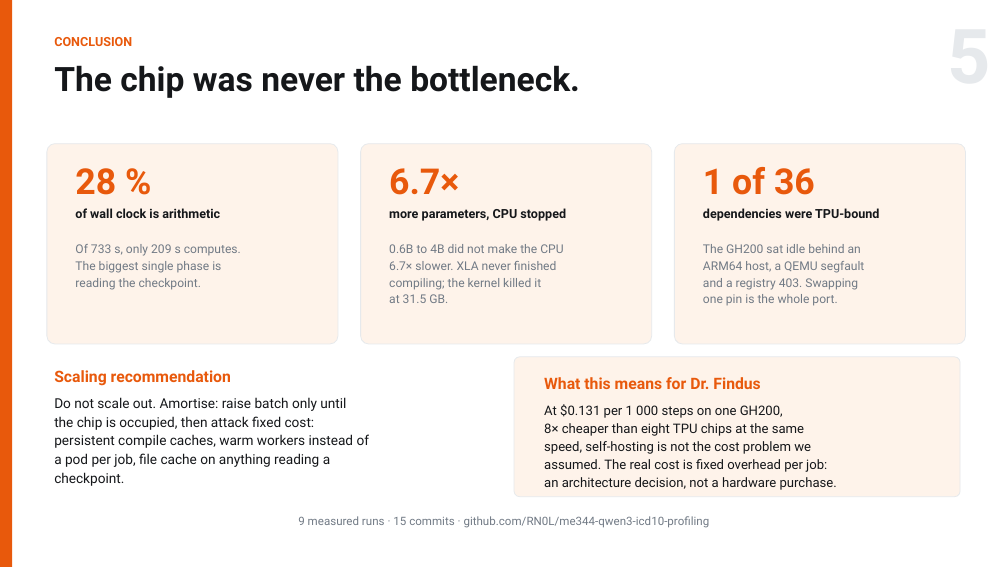
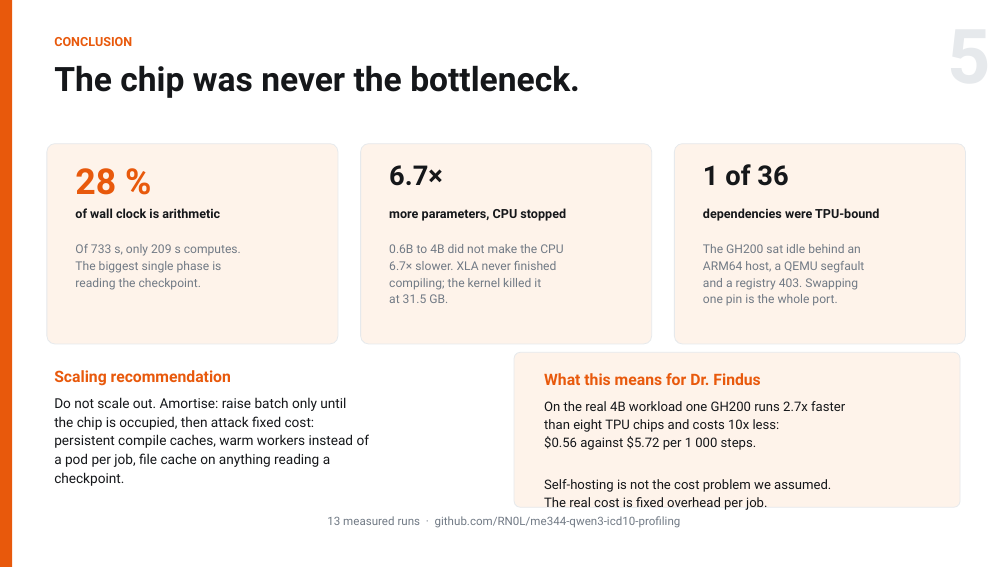
Before and after one commit to RN0L/qwen3-icd10-scaling, a slide deck: slide 5 of slides/ME344_Final_Arnold_Hambuch.pptx. Drawn at 1008x567 pixels with LibreOffice and Linux fonts; fonts in the diff are those of the drawing. Boxes give left, top, right and bottom in pixels: in the first picture for what was removed or moved away, otherwise in the second. Text is boxed around its words. In the diff, an @@ line names an element or a change of style, - is before the commit and + after.

```diff
--- a/slides/ME344_Final_Arnold_Hambuch.pptx
+++ b/slides/ME344_Final_Arnold_Hambuch.pptx
@@ text "6.7×" at [389, 165, 443, 186]: size 34 to 26 pt, text colour #E8590C to #15171A @@
@@ text "1 of 36" at [703, 164, 788, 186]: size 34 to 26 pt, text colour #E8590C to #15171A @@
@@ rounded rectangle: place and size @@
-rounded rectangle at [514, 357, 960, 497]
+rounded rectangle at [514, 352, 960, 507]
@@ text "What this means for Dr. ...": place and size @@
-text "What this means for Dr. ..." at [544, 377, 760, 389]
+text "What this means for Dr. ..." at [544, 373, 760, 385]
@@ text at [544, 401, 845, 510]: text changed @@
-At $0.131 per 1 000 steps on one GH200,
-8× cheaper than eight TPU chips at the same
-speed, self-hosting is not the cost problem we
-assumed. The real cost is fixed overhead per job:
-an architecture decision, not a hardware purchase.
+On the real 4B workload one GH200 runs 2.7x faster
+than eight TPU chips and costs 10x less:
+$0.56 against $5.72 per 1 000 steps.
+Self-hosting is not the cost problem we assumed.
+The real cost is fixed overhead per job.
@@ text at [327, 516, 681, 528]: text changed @@
-9 measured runs · 15 commits · github.com/RN0L/me344-qwen3-icd10-profiling
+13 measured runs · github.com/RN0L/me344-qwen3-icd10-profiling
```
Also in this commit, not shown: 3 other slides changed, 1 slide added, 1 slide removed, 6 other files.
